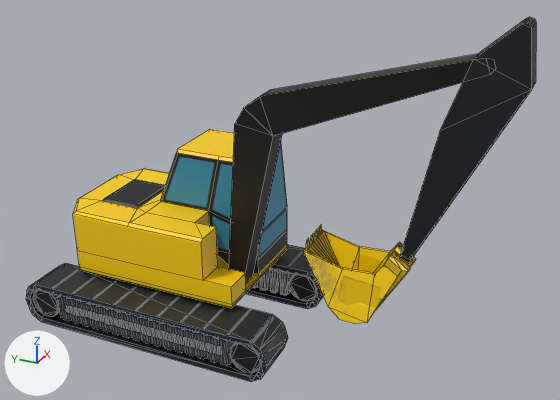
Two versions of the Blender file Assets/Models/power_shovel.blend, one commit apart.
Before and after are seen from a 50 mm lens placed at (-10.59, -6.65, 7.39), pointed at (-0.06, -1.91, 2.12). The lights are fixed; the arrows at lower left show +X, +Y and +Z. Mesh edges are drawn as thin lines.

Script lines for the objects in view, before the commit:
```python
me_cube = bpy.data.meshes.new('Cube')
me_cube.from_pydata(...)  # 56 vertices, 112 faces; spans x 0.76..1.59, y -2.38..2.38, z -0.39..0.39
me_cube.materials.append(mat_treads_base)  # picture img_ps_treads_texture_png
me_cube_003 = bpy.data.meshes.new('Cube.003')
me_cube_003.from_pydata(...)  # 20 vertices, 20 faces; spans x -0.19..0.19, y -3.87..0.17, z -0.15..4.18
me_cube_003.materials.append(mat_arm_0)
me_cube_006 = bpy.data.meshes.new('Cube.006')
me_cube_006.from_pydata(...)  # 88 vertices, 98 faces; spans x -0.36..0.36, y -0.95..0.49, z -1.52..0.04
me_cube_006.materials.append(mat_shovel)
ob_arm_0 = bpy.data.objects.new('Arm_0', me_cube_003)
ob_arm_0.parent = ob_cab
ob_arm_0.matrix_parent_inverse = Matrix(((1.0, 0.0, 0.0, -0.0152), (0.0, 1.0, 0.0, -0.221), (0.0, 0.0, 1.0, -0.455), (0.0, 0.0, 0.0, 1.0)))
ob_arm_0.location = (-0.249, -1.277, 0.702)
ob_shovel = bpy.data.objects.new('Shovel', me_cube_006)
ob_shovel.parent = ob_arm_1
ob_shovel.matrix_parent_inverse = Matrix(((1.0, 0.0, 0.0, 0.249), (0.0, 1.0, 0.0, 5.073), (0.0, 0.0, 1.0, -4.761), (0.0, 0.0, 0.0, 1.0)))
ob_shovel.location = (-0.249, -4.138, 1.684)
ob_shovel.rotation_euler = (1.3, 0.0, 0.0)  # degrees (74, 0, 0)
ob_shovel.scale = (1.11, 1.0, 1.0)
ob_treads = bpy.data.objects.new('Treads', me_cube)
ob_treads.location = (0.0, 0.0, 0.0)
_m = ob_treads.modifiers.new('Mirror', 'MIRROR')
# also in view: 'Tread Guide' at (0.0, 0.0, 0.0); 'Cab' at (0.12, 0.2, 1.55); 'Arm_1' at (-0.25, -4.84, 3.49); 'Tread Wheel' at (0.0, 0.0, 0.0)
```
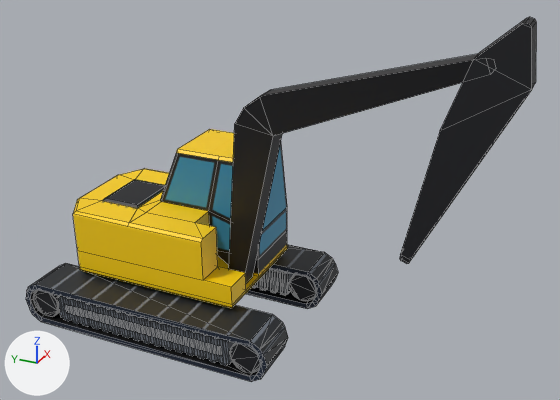
What differs and where, as boxes [x1, y1, x2, y2] in the pictures (560 x 400 px):
'Shovel', hidden (yellow): before [304, 225, 416, 324]

The change in detail:
Object 'Shovel' (ob_shovel) is now hidden.
